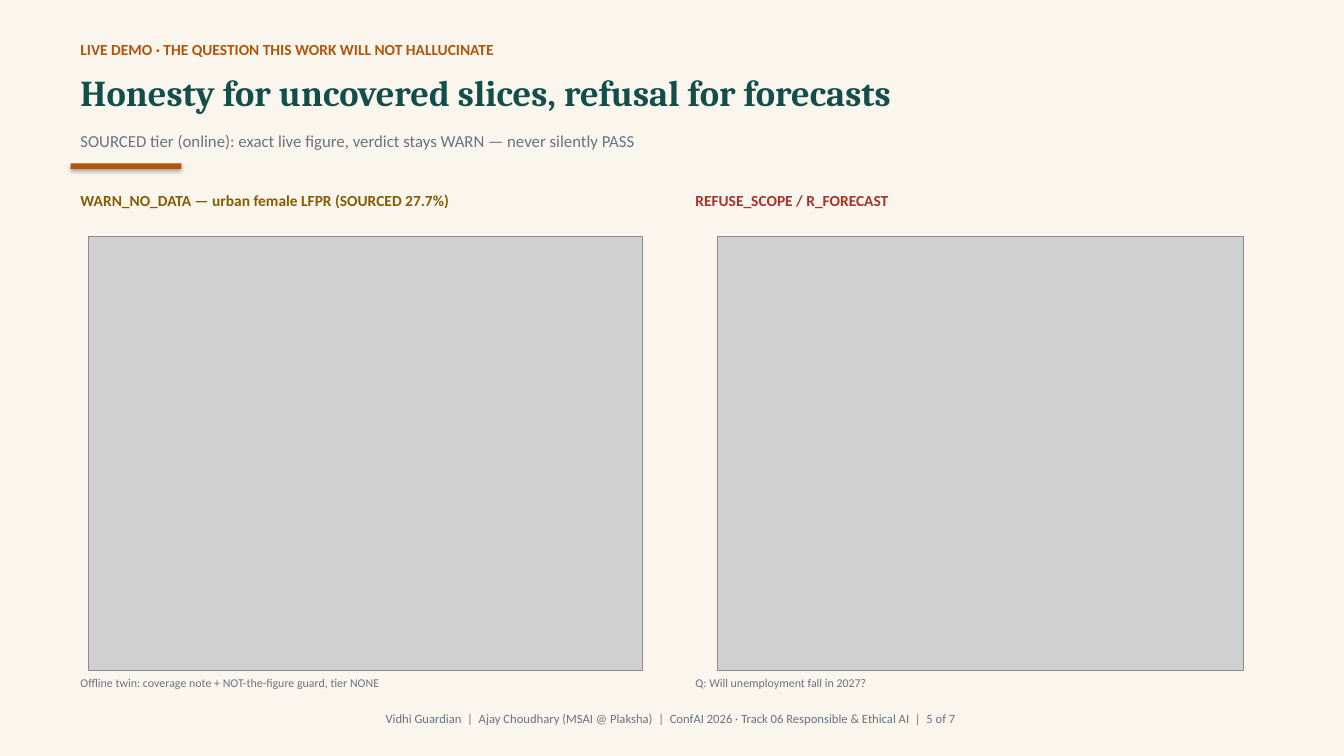
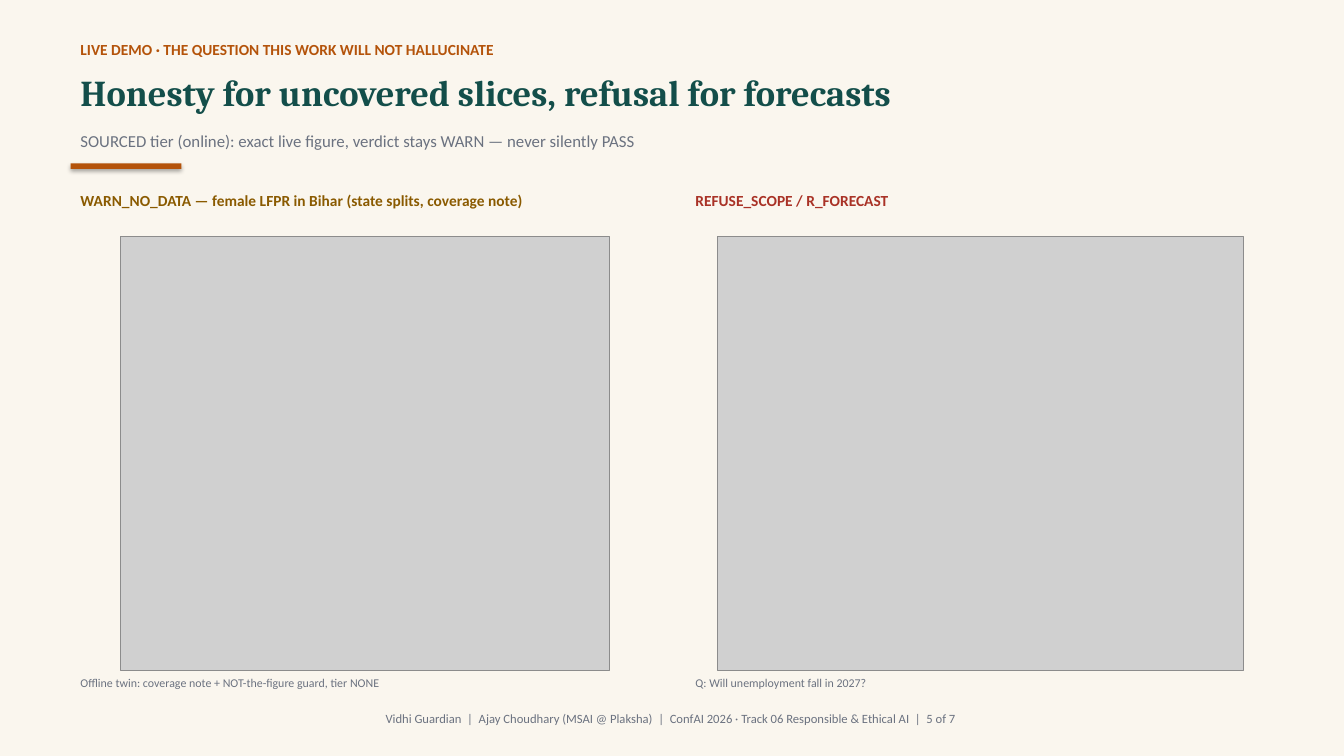
Before and after one commit to ajayc-iima/msai, a slide deck: slide 5 of aip-lab/vidhi/ConfAI_Vidhi_Firewall_7Slides_v3.pptx. Drawn at 1344x756 pixels with LibreOffice and Linux fonts; fonts in the diff are those of the drawing; grey boxes stand for pictures. Boxes give left, top, right and bottom in pixels: in the first picture for what was removed or moved away, otherwise in the second. Text is boxed around its words. In the diff, an @@ line names an element or a change of style, - is before the commit and + after.

```diff
--- a/aip-lab/vidhi/ConfAI_Vidhi_Firewall_7Slides_v3.pptx
+++ b/aip-lab/vidhi/ConfAI_Vidhi_Firewall_7Slides_v3.pptx
@@ text at [80,194,522,209]: text changed @@
-WARN_NO_DATA — urban female LFPR (SOURCED 27.7%)
+WARN_NO_DATA — female LFPR in Bihar (state splits, coverage note)
@@ picture: place and size @@
-picture at [89,237,643,670]
+picture at [121,237,610,670]
```
Also in this commit, not shown: 4 other slides changed, 39 other files.
